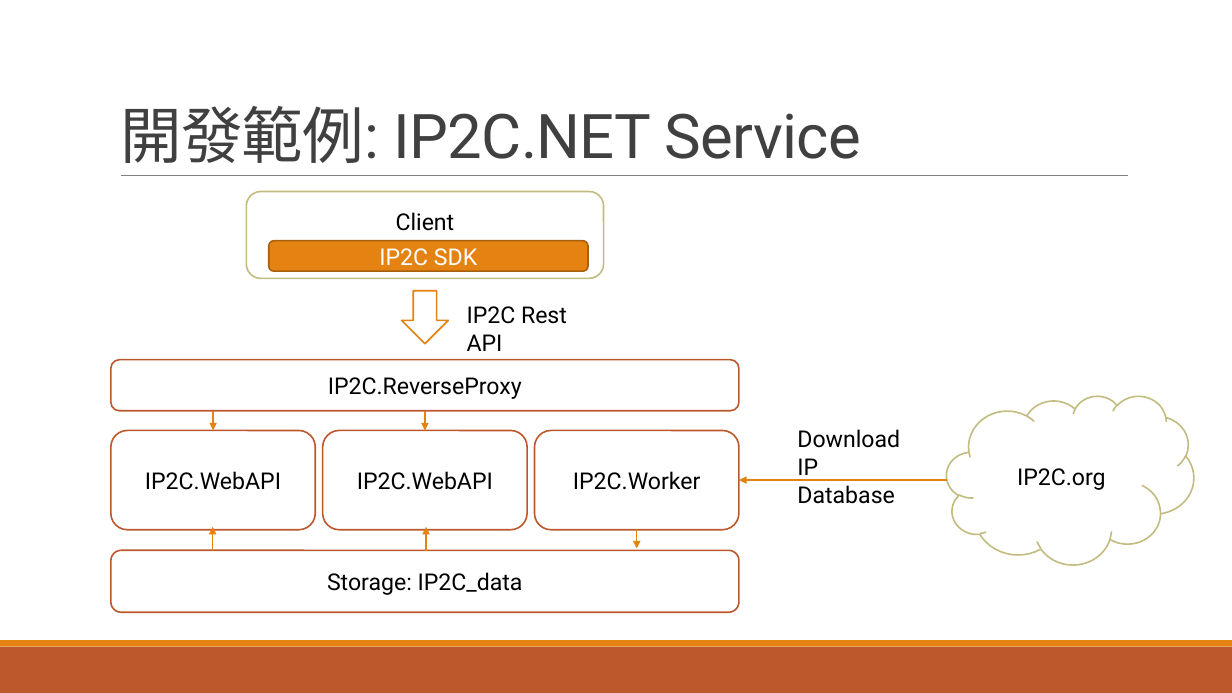
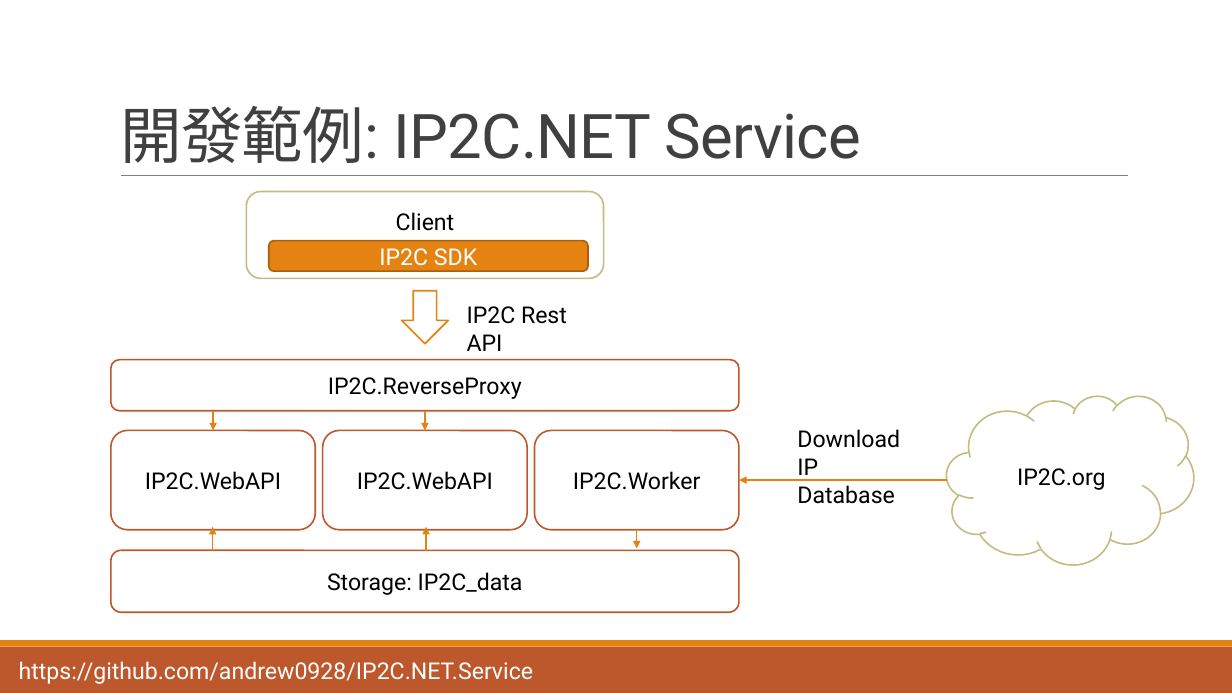
Before and after one commit to andrew0928/Meetup, a slide deck: slide 3 of 20170916.ContainerDrivenDevelop/slides.pptx. Drawn at 1232x693 pixels with LibreOffice and Linux fonts; fonts in the diff are those of the drawing. Boxes give left, top, right and bottom in pixels: in the first picture for what was removed or moved away, otherwise in the second. Text is boxed around its words. In the diff, an @@ line names an element or a change of style, - is before the commit and + after.

```diff
--- a/20170916.ContainerDrivenDevelop/slides.pptx
+++ b/20170916.ContainerDrivenDevelop/slides.pptx
@@ text added at bbox=[19, 661, 534, 684], 18 pt, text #FFFFFF @@
+https://github.com/andrew0928/IP2C.NET.Service
```
Also in this commit, not shown: 10 other slides changed, 2 slides added, 5 slides removed, 2 other files.
